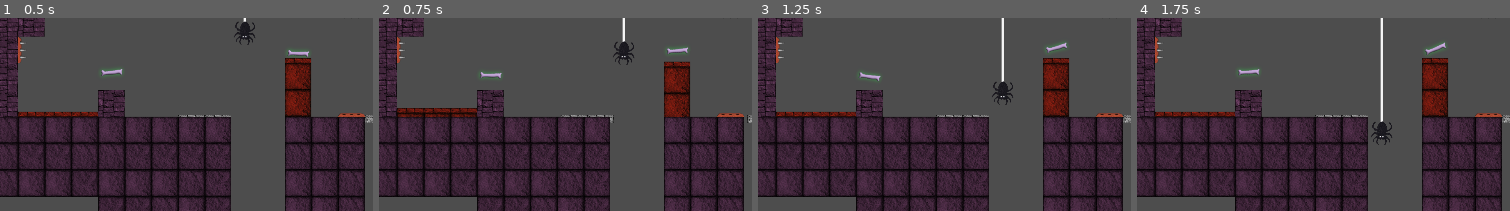
Above: before the commit, frames 1-4 (left to right).
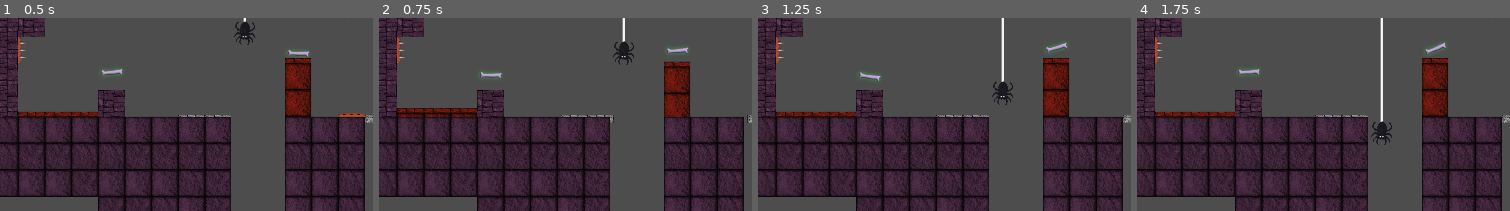
Above: after the commit, the same moments.

Repository: Drew-Wagner/Spectros
Game: Godot game, scene res://scenes/levels/level_1.tscn
Two runs of this game, one before a commit and one after it. Both use one fixed random seed, a clock stepped at 60 frames per second and the inputs below. This scene is started directly instead of the project's main scene.
Inputs:
- Up to frame 1 (0.5 s): no input
- Up to frame 2 (0.75 s): tap Space (toggle) at 0.6 s
- Up to frame 3 (1.25 s): no input
- Up to frame 4 (1.75 s): tap Space (toggle) at 1.35 s
The pictures show only the part of the screen within x 16-66%, y 18-68%; the shares and areas given below are measured in that part.

Frame 1 is identical in both runs. In frame 2, 0.1% of the frame differs, in the area x 90-98%, y 49-52%; in frame 3, 0.1%; in frame 4, 0.1%.
Error after the commit: Cannot call method 'queue_free' on a null value. (res://scripts/toggleable_spikes.gd:17)

Commit message:
refactor spikes to use kill box component

Diff:
--- a/scenes/elements/spikes.tscn
+++ b/scenes/elements/spikes.tscn
@@ -1,20 +1,19 @@
 [gd_scene load_steps=4 format=3 uid="uid://drgbe6551a4os"]
 
-[ext_resource type="Script" path="res://scripts/die_area.gd" id="1_l0l40"]
 [ext_resource type="Texture2D" uid="uid://cpbnn0onl8q5l" path="res://materials/spikes01.png" id="2_kybrj"]
+[ext_resource type="PackedScene" uid="uid://cvmv0ubhebeb7" path="res://scenes/components/kill_box.tscn" id="2_maibp"]
 
 [sub_resource type="RectangleShape2D" id="RectangleShape2D_8fyq1"]
 size = Vector2(64, 13)
 
-[node name="Spikes" type="Area2D"]
-script = ExtResource("1_l0l40")
+[node name="Spikes" type="Node2D"]
 
 [node name="Sprite2D" type="Sprite2D" parent="."]
 texture = ExtResource("2_kybrj")
 
-[node name="CollisionShape2D" type="CollisionShape2D" parent="."]
+[node name="KillBox" parent="." instance=ExtResource("2_maibp")]
+
+[node name="CollisionShape2D" type="CollisionShape2D" parent="KillBox"]
 position = Vector2(0, 25.5)
 shape = SubResource("RectangleShape2D_8fyq1")
 debug_color = Color(0.854902, 0, 0, 0.419608)
-
-[connection signal="body_entered" from="." to="." method="_on_body_entered"]
--- a/scripts/die_area.gd
+++ /dev/null
@@ -1,7 +0,0 @@
-extends Area2D
-
-
-func _on_body_entered(body):
-	if body.has_method("kill"):
-		print("killed by spike")
-		body.kill()
